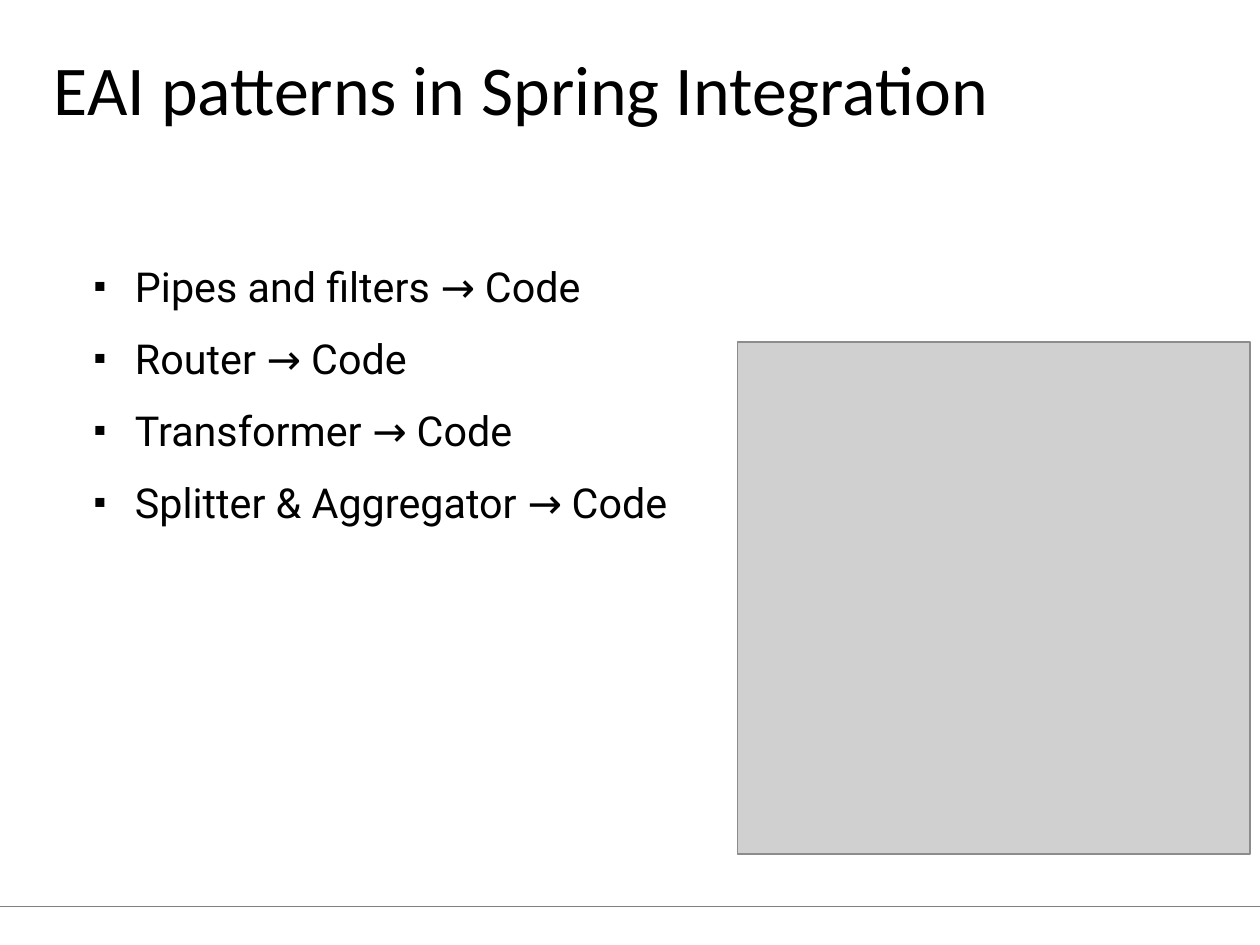
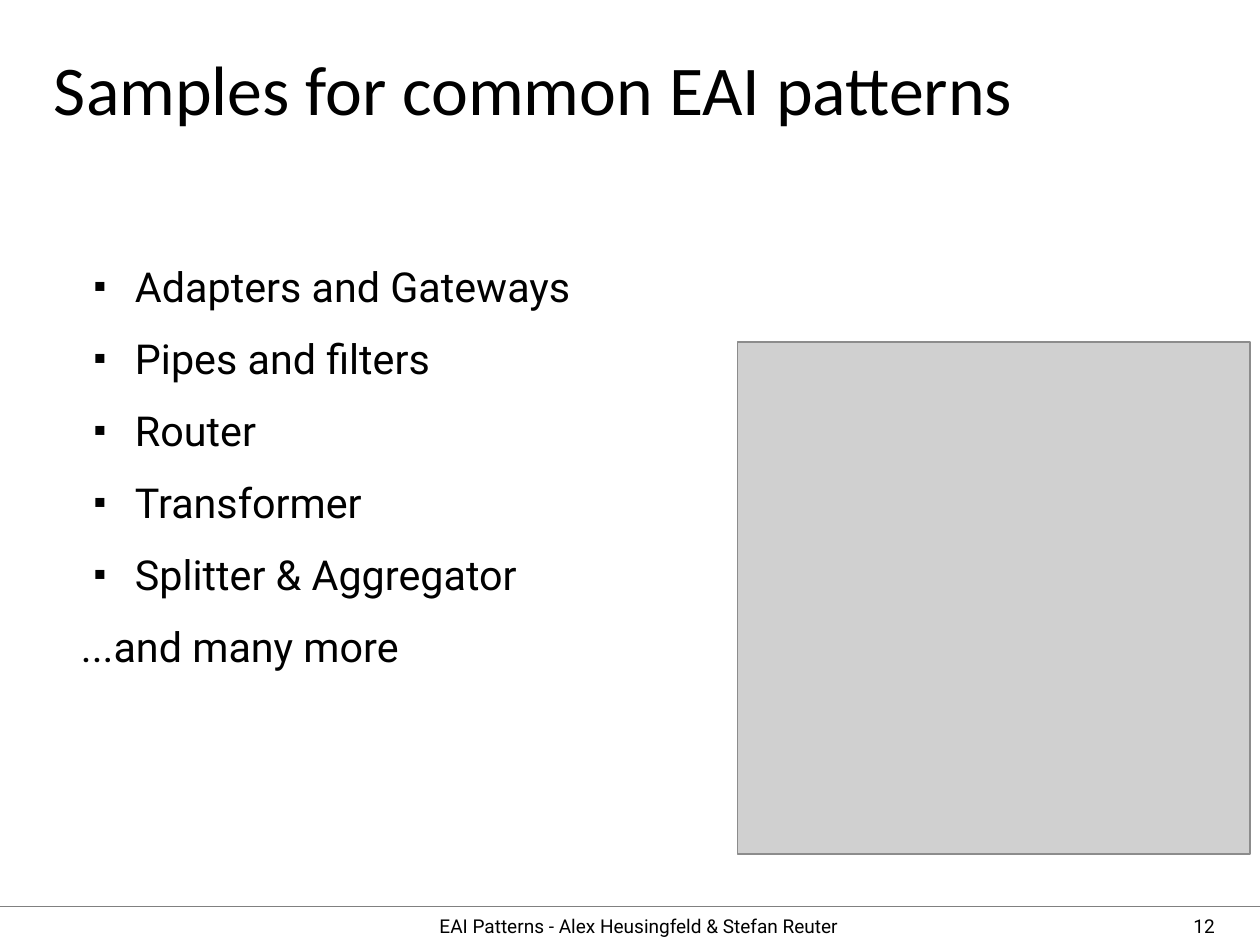
Before and after one commit to aheusingfeld/javaone2012, a slide deck: slide 12 of slides/eai-slides.odp (slide 11 before the commit). Drawn at 1260x945 pixels with LibreOffice and Linux fonts; fonts in the diff are those of the drawing; grey boxes stand for pictures. Boxes give left, top, right and bottom in pixels: in the first picture for what was removed or moved away, otherwise in the second. Text is boxed around its words. In the diff, an @@ line names an element or a change of style, - is before the commit and + after.

```diff
--- a/slides/eai-slides.odp
+++ b/slides/eai-slides.odp
@@ title at (54,66,1012,127): text changed @@
-EAI patterns in Spring Integration
+Samples for common EAI patterns
@@ text at (81,271,570,671): text changed @@
-■ Pipes and filters → Code
-■ Router → Code
-■ Transformer → Code
-■ Splitter & Aggregator → Code
+■ Adapters and Gateways
+■ Pipes and filters
+■ Router
+■ Transformer
+■ Splitter & Aggregator
+...and many more
@@ text added at (439,918,838,937), 12 pt, text #000000 @@
+EAI Patterns - Alex Heusingfeld & Stefan Reuter
@@ page number added at (1193,919,1214,933), 12 pt, text #000000 @@
+12
```
Also in this commit, not shown: 13 other slides changed, 10 slides added, 8 slides removed, 7 other files.
